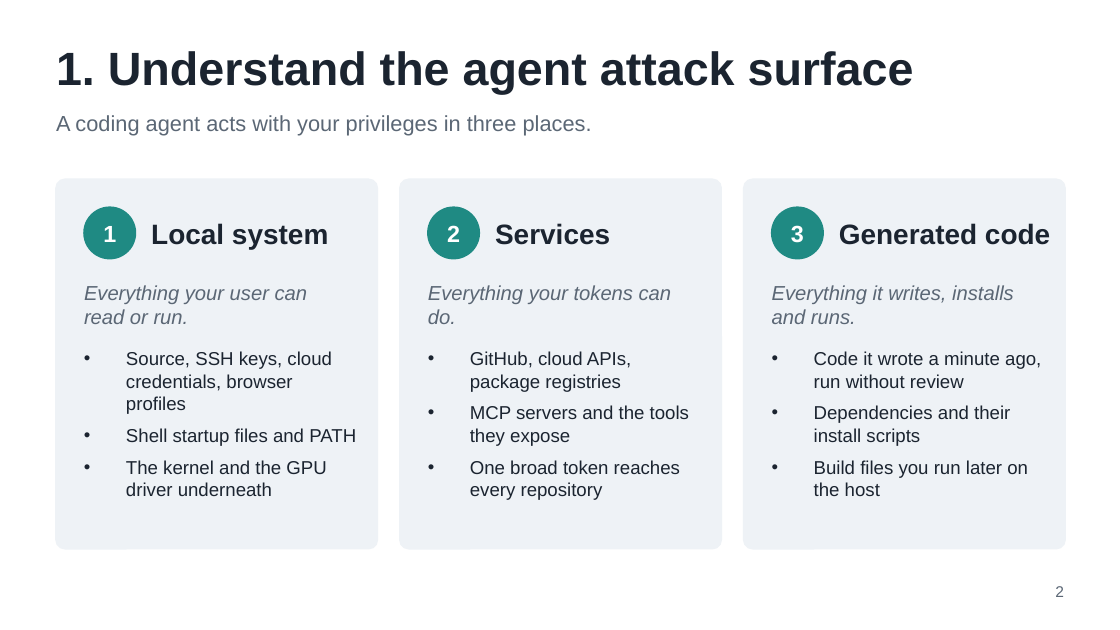
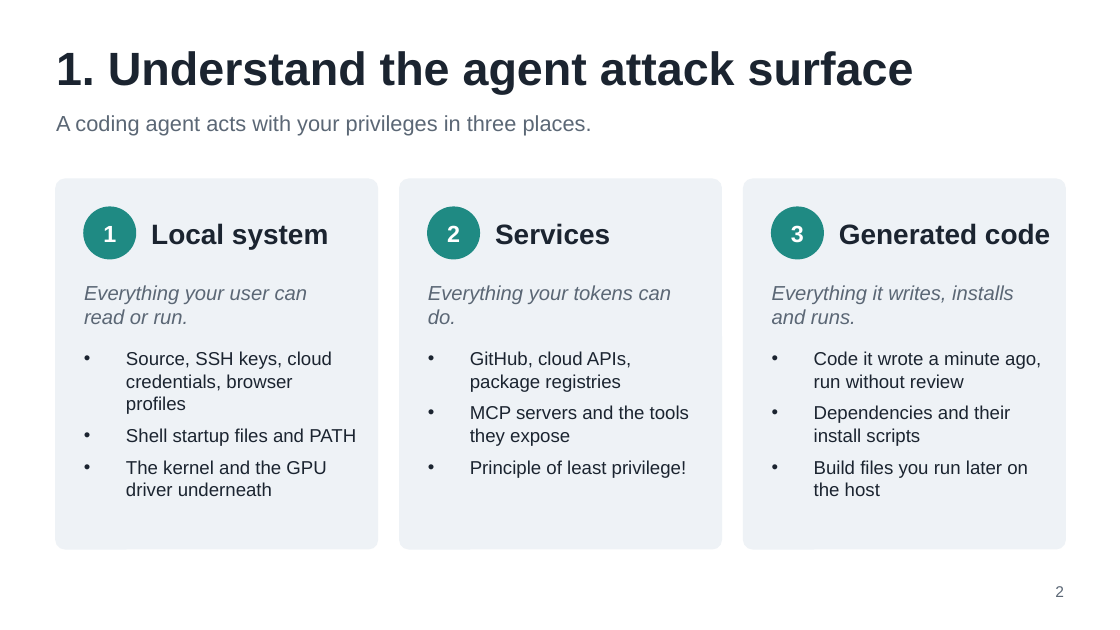
Before and after one commit to corwinjoy/agent-sandbox, a slide deck: slide 2 of slides/agent-sandbox-talk.odp. Drawn at 1120x630 pixels with LibreOffice and Linux fonts; fonts in the diff are those of the drawing. Boxes give left, top, right and bottom in pixels: in the first picture for what was removed or moved away, otherwise in the second. Text is boxed around its words. In the diff, an @@ line names an element or a change of style, - is before the commit and + after.

```diff
--- a/slides/agent-sandbox-talk.odp
+++ b/slides/agent-sandbox-talk.odp
@@ text at bbox=[470, 460, 687, 478]: text changed @@
-• One broad token reaches every repository
+• Principle of least privilege!
```
Also in this commit, not shown: 2 other slides changed, 3 other files.
